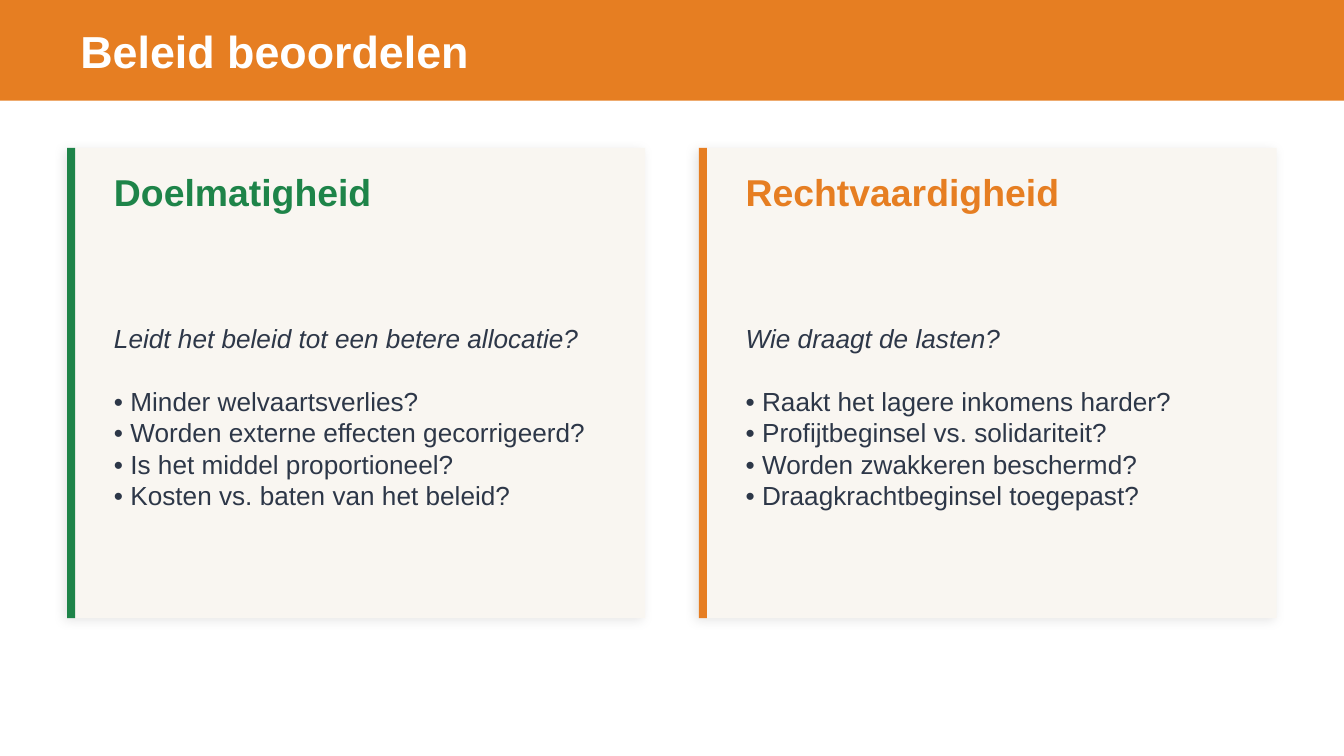
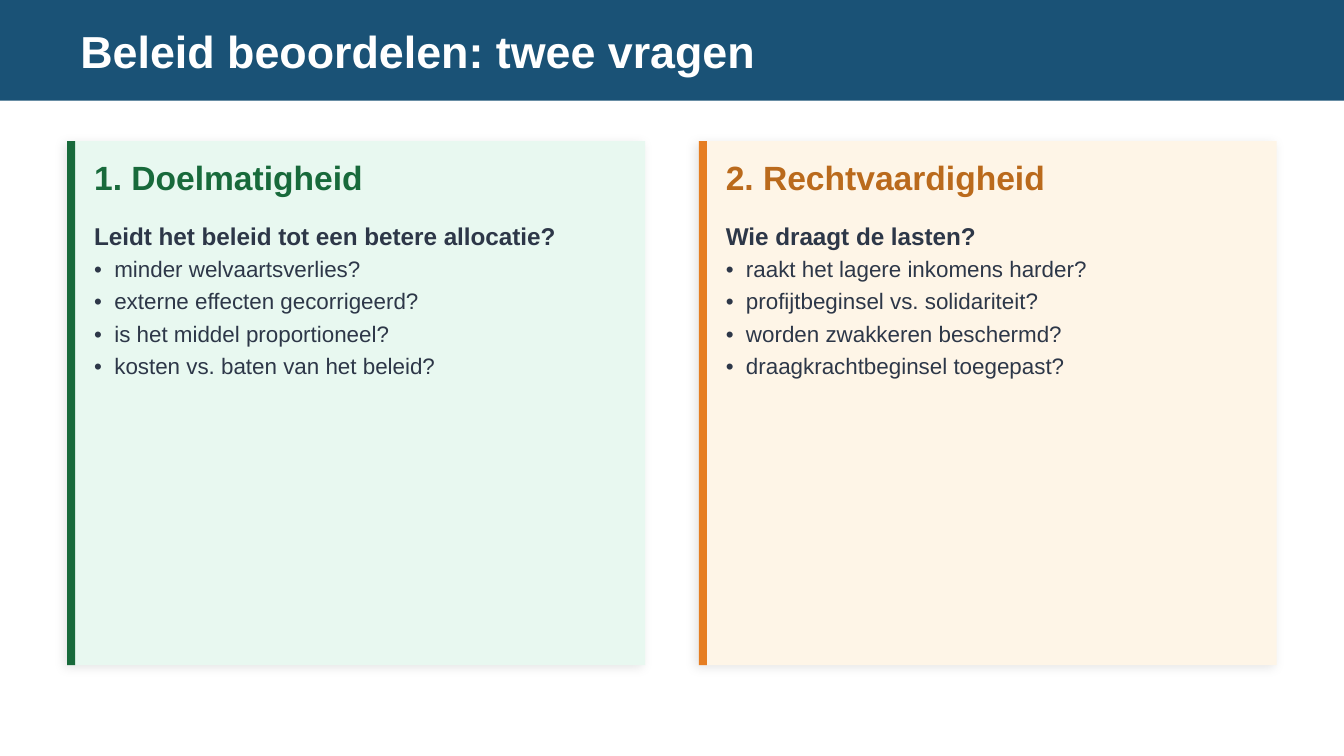
Before and after one commit to meijer1973/economie-vwo4-m3, a slide deck: slide 9 of 3.3 Hoofdstuk 3 - Overheid/3.3.4 Paragraaf 4 - Toepassen/2. Leren/3.3.4 Toepassen – presentatie.pptx. Drawn at 1344x756 pixels with LibreOffice and Linux fonts; fonts in the diff are those of the drawing. Boxes give left, top, right and bottom in pixels: in the first picture for what was removed or moved away, otherwise in the second. Text is boxed around its words. In the diff, an @@ line names an element or a change of style, - is before the commit and + after.

```diff
--- a/3.3 Hoofdstuk 3 - Overheid/3.3.4 Paragraaf 4 - Toepassen/2. Leren/3.3.4 Toepassen – presentatie.pptx
+++ b/3.3 Hoofdstuk 3 - Overheid/3.3.4 Paragraaf 4 - Toepassen/2. Leren/3.3.4 Toepassen – presentatie.pptx
@@ rectangle at [0,0,1344,101]: fill #E67E22 to #1A5276 @@
@@ text at [80,35,755,77]: text changed @@
-Beleid beoordelen
+Beleid beoordelen: twee vragen
@@ rectangle: place and size @@
-rectangle at [67,148,645,618]
+rectangle at [67,141,645,665]
@@ rectangle at [67,141,645,665]: fill #F9F6F1 to #E8F8F0; proportions changed @@
@@ rectangle: place and size @@
-rectangle at [67,148,75,618]
+rectangle at [67,141,75,665]
@@ rectangle at [67,141,75,665]: fill #1E8449 to #186A3B @@
@@ rectangle: place and size @@
-rectangle at [699,148,707,618]
+rectangle at [699,141,707,665]
@@ rectangle: place and size @@
-rectangle at [699,148,1277,618]
+rectangle at [699,141,1277,665]
@@ rectangle at [699,141,1277,665]: fill #F9F6F1 to #FEF5E7; proportions changed @@
@@ text at [94,165,362,196]: text changed; size 20 to 18 pt; text colour #1E8449 to #186A3B @@
-Doelmatigheid
+1. Doelmatigheid
@@ vertical alignment middle to top in 4 elements at [726,227,1086,379], [94,227,556,374], [94,165,362,196], [726,165,1045,196] @@
@@ text at [726,165,1045,196]: text changed; size 20 to 18 pt; text colour #E67E22 to #BA6A1C @@
-Rechtvaardigheid
+2. Rechtvaardigheid
@@ text at [94,227,556,374]: text changed; size 14 to 12 pt @@
-Leidt het beleid tot een betere allocatie?
-• Minder welvaartsverlies?
-• Worden externe effecten gecorrigeerd?
-• Is het middel proportioneel?
-• Kosten vs. baten van het beleid?
+Leidt het beleid tot een betere allocatie?
+• minder welvaartsverlies?
+• externe effecten gecorrigeerd?
+• is het middel proportioneel?
+• kosten vs. baten van het beleid?
@@ text at [726,227,1086,379]: text changed; size 14 to 12 pt @@
-Wie draagt de lasten?
-• Raakt het lagere inkomens harder?
-• Profijtbeginsel vs. solidariteit?
-• Worden zwakkeren beschermd?
-• Draagkrachtbeginsel toegepast?
+Wie draagt de lasten?
+• raakt het lagere inkomens harder?
+• profijtbeginsel vs. solidariteit?
+• worden zwakkeren beschermd?
+• draagkrachtbeginsel toegepast?
```
Also in this commit, not shown: 7 other slides changed, 7 slides added, 4 slides removed, 7 other files.
